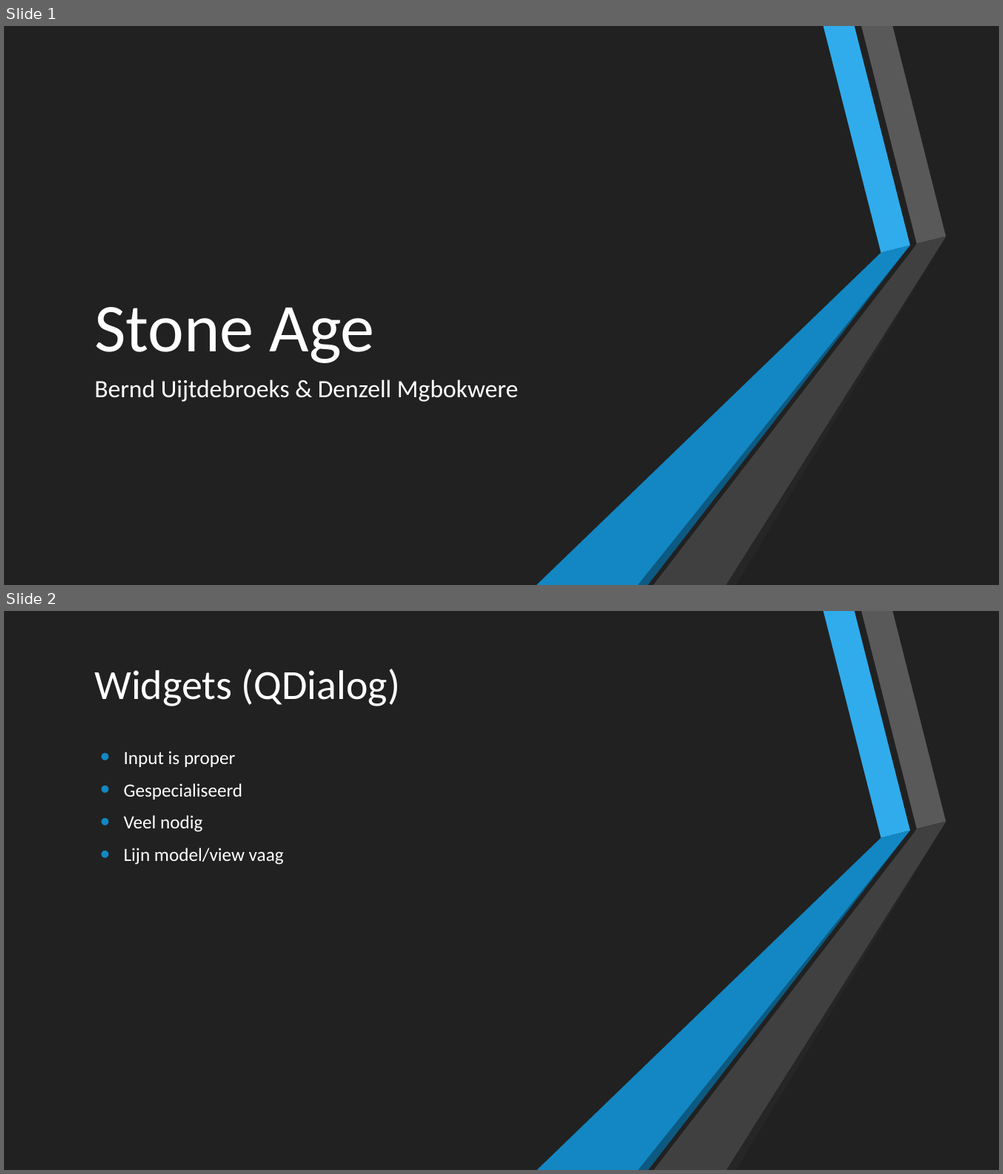
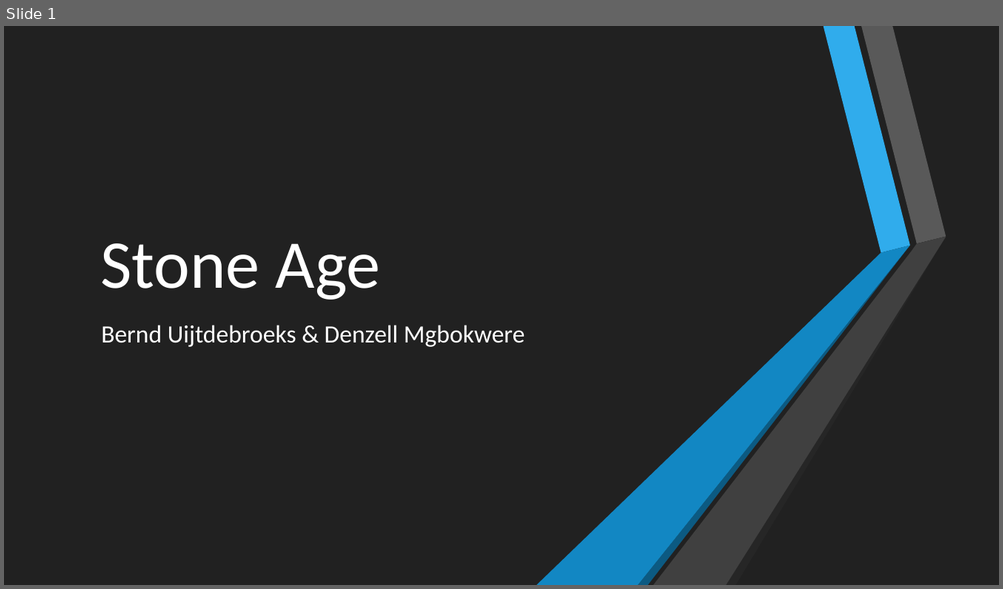
Before and after one commit to Scuffed-Boardgames/Qt-StoneAge, a slide deck: Stone Age.pptx. Shown one above the other, each under a label of ours: slides 1 and 2 before the commit, slide 1 after it. The pictures are 1003x1174 and 1003x589 pixels, drawn with LibreOffice and Linux fonts; fonts in the diff are those of the drawing. Boxes give left, top, right and bottom in pixels: in the first picture for what was removed or moved away, otherwise in the second. Text is boxed around its words. In the diff, an @@ line names an element or a change of style, - is before the commit and + after.

```diff
--- a/Stone Age.pptx
+++ b/Stone Age.pptx
@@ slide 2 removed at box(4, 611, 999, 1170), background #212121 @@
@@ rectangle removed at box(4, 611, 999, 1170) @@
@@ title removed at box(94, 669, 400, 706) @@
-Widgets (QDialog)
@@ text removed at box(124, 751, 284, 865) @@
-• Input is proper
-• Gespecialiseerd
-• Veel nodig
-• Lijn model/view vaag
@@ group removed at box(537, 611, 946, 1170): 6 freeform shapes @@
@@ group removed at box(16, 611, 215, 1170): 6 freeform shapes @@
@@ slide 1 changed as well @@
@@ title "Stone Age": place and size @@
-title "Stone Age" at box(94, 307, 375, 363)
+title "Stone Age" at box(100, 244, 381, 300)
@@ subtitle "Bernd Uijtdebroeks & Denzell Mgbokwere": place and size @@
-subtitle "Bernd Uijtdebroeks & Denzell Mgbokwere" at box(94, 380, 518, 402)
+subtitle "Bernd Uijtdebroeks & Denzell Mgbokwere" at box(101, 325, 524, 347)
```
Also in this commit, not shown: 4 slides added, 3 other slides removed, 3 other files.
